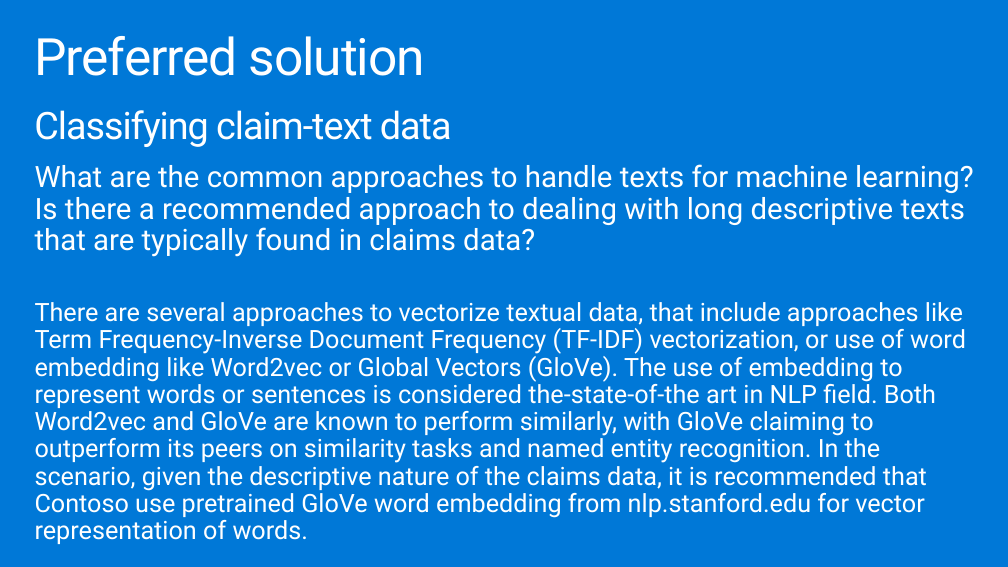
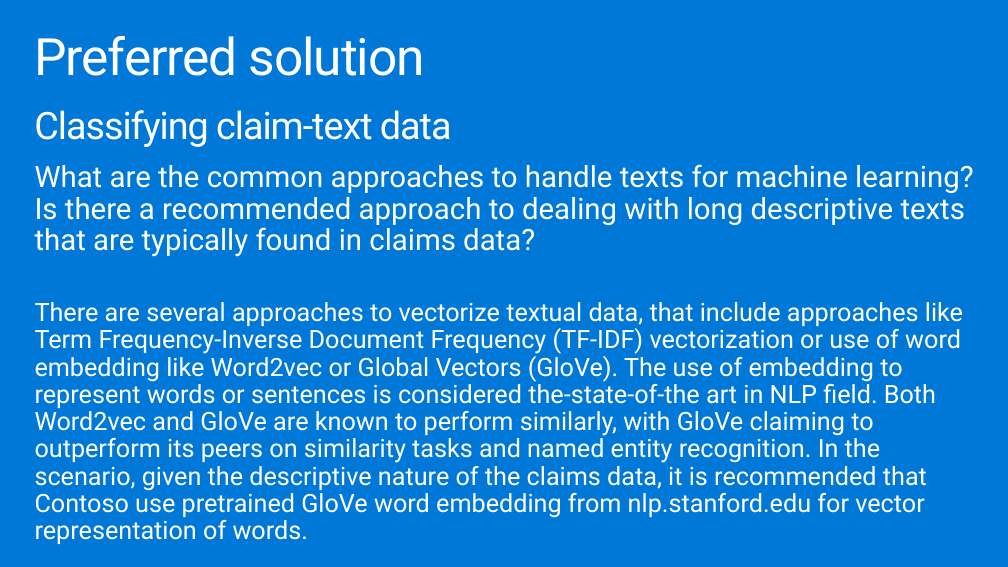
Before and after one commit to microsoft/MCW-Analyzing-text-with-Azure-Machine-Learning-and-Cognitive-Services, a slide deck: slide 17 of Whiteboard design session/WDS trainer presentation - Cognitive Services and deep learning.pptx. Drawn at 1008x567 pixels with LibreOffice and Linux fonts; fonts in the diff are those of the drawing. Boxes give left, top, right and bottom in pixels: in the first picture for what was removed or moved away, otherwise in the second. Text is boxed around its words. In the diff, an @@ line names an element or a change of style, - is before the commit and + after.

```diff
--- a/Whiteboard design session/WDS trainer presentation - Cognitive Services and deep learning.pptx
+++ b/Whiteboard design session/WDS trainer presentation - Cognitive Services and deep learning.pptx
@@ text at (x1=35, y1=302, x2=963, y2=544): text changed @@
-There are several approaches to vectorize textual data, that include approaches like Term Frequency-Inverse Document Frequency (TF-IDF) vectorization, or use of word embedding like Word2vec or Global Vectors (GloVe). The use of embedding to represent words or sentences is considered the-state-of-the art in NLP field. Both Word2vec and GloVe are known to perform similarly, with GloVe claiming to outperform its peers on similarity tasks and named entity recognition. In the scenario, given the descriptive nature of the claims data, it is recommended that Contoso use pretrained GloVe word embedding from nlp.stanford.edu for vector representation of words.
+There are several approaches to vectorize textual data, that include approaches like Term Frequency-Inverse Document Frequency (TF-IDF) vectorization or use of word embedding like Word2vec or Global Vectors (GloVe). The use of embedding to represent words or sentences is considered the-state-of-the art in NLP field. Both Word2vec and GloVe are known to perform similarly, with GloVe claiming to outperform its peers on similarity tasks and named entity recognition. In the scenario, given the descriptive nature of the claims data, it is recommended that Contoso use pretrained GloVe word embedding from nlp.stanford.edu for vector representation of words.
```
Also in this commit, not shown: 14 other slides changed, 2 other files.
